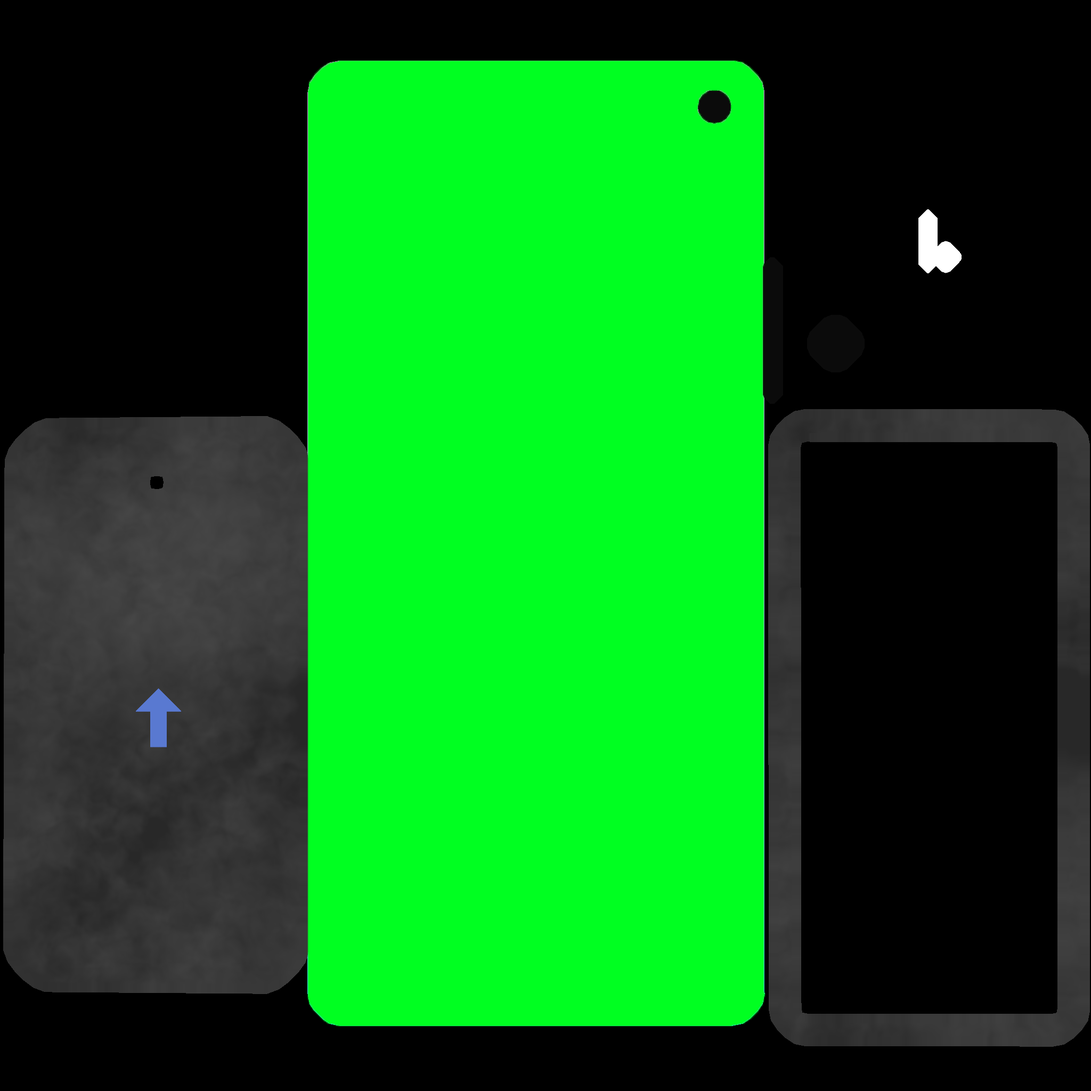
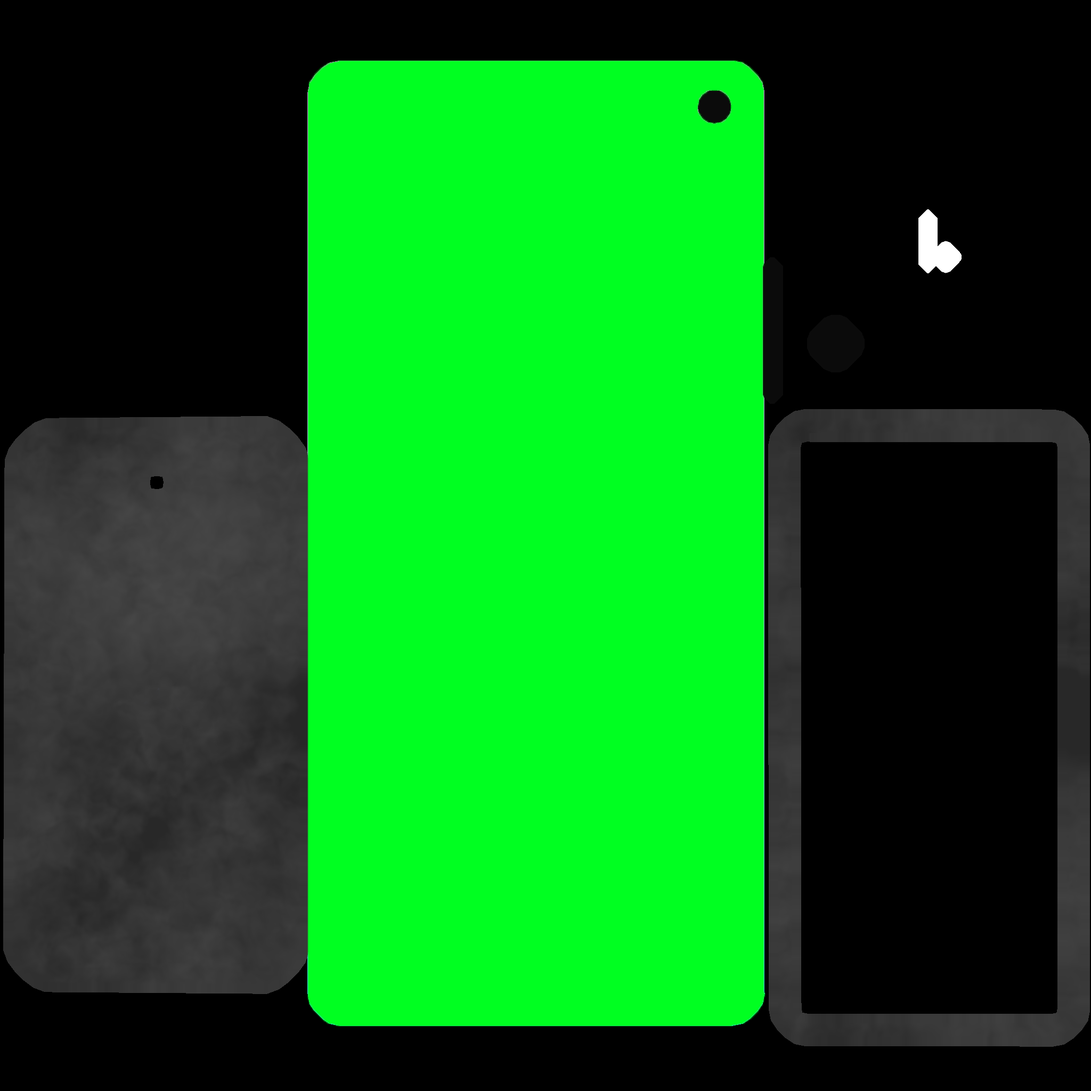
Layered file, before and after one edit (1091px x 1091px). Changes by layer:
painted on "Baggrund" over box(114, 679, 205, 798)
